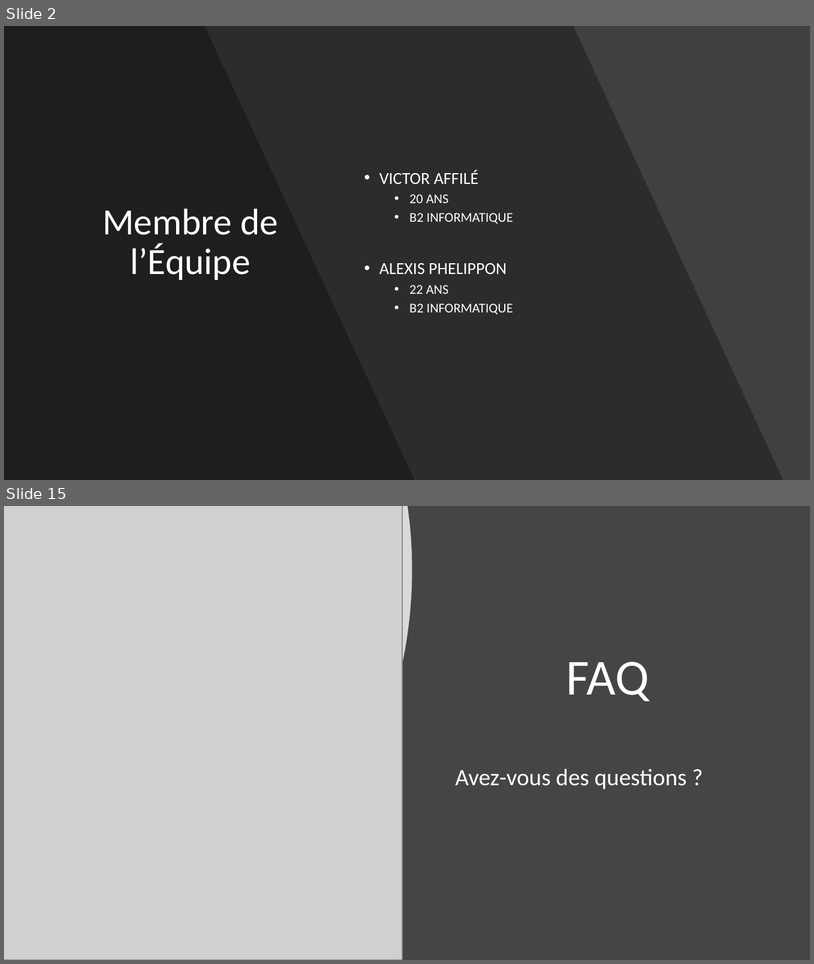
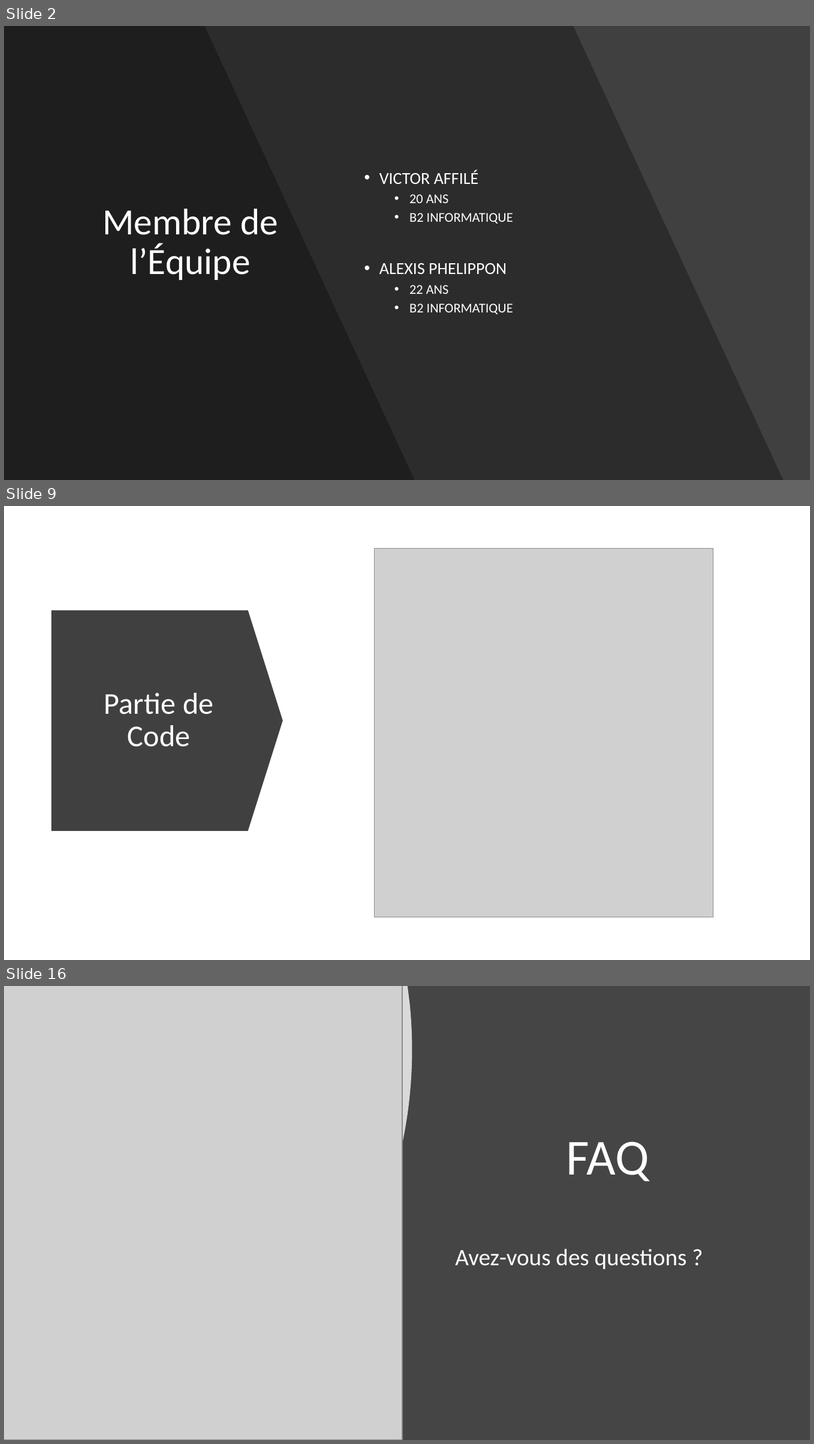
Before and after one commit to FlowNight/Techs_WEB, a slide deck: folder/Support_T_W.pptx. Shown one above the other, each under a label of ours: slides 2 and 15 before the commit, slides 2, 9 and 16 after it; the slides between them are not shown. The pictures are 814x964 and 814x1444 pixels, drawn with LibreOffice and Linux fonts; fonts in the diff are those of the drawing; grey boxes stand for pictures. Boxes give left, top, right and bottom in pixels: in the first picture for what was removed or moved away, otherwise in the second. Text is boxed around its words. In the diff, an @@ line names an element or a change of style, - is before the commit and + after.

```diff
--- a/folder/Support_T_W.pptx
+++ b/folder/Support_T_W.pptx
@@ slide 9 added at <box>4,506,810,960</box>, background #FFFFFF @@
@@ picture added at <box>375,549,714,917</box> @@
@@ down arrow added at <box>52,610,284,831</box>, fill #404040 @@
@@ title added at <box>104,693,214,747</box>, 36 pt, text #FFFFFF @@
+Partie de Code
@@ what was slide 15 is now slide 16 @@
```
Also in this commit, not shown: 10 slides changed, 3 other slides added, 3 slides removed, 5 other files.
